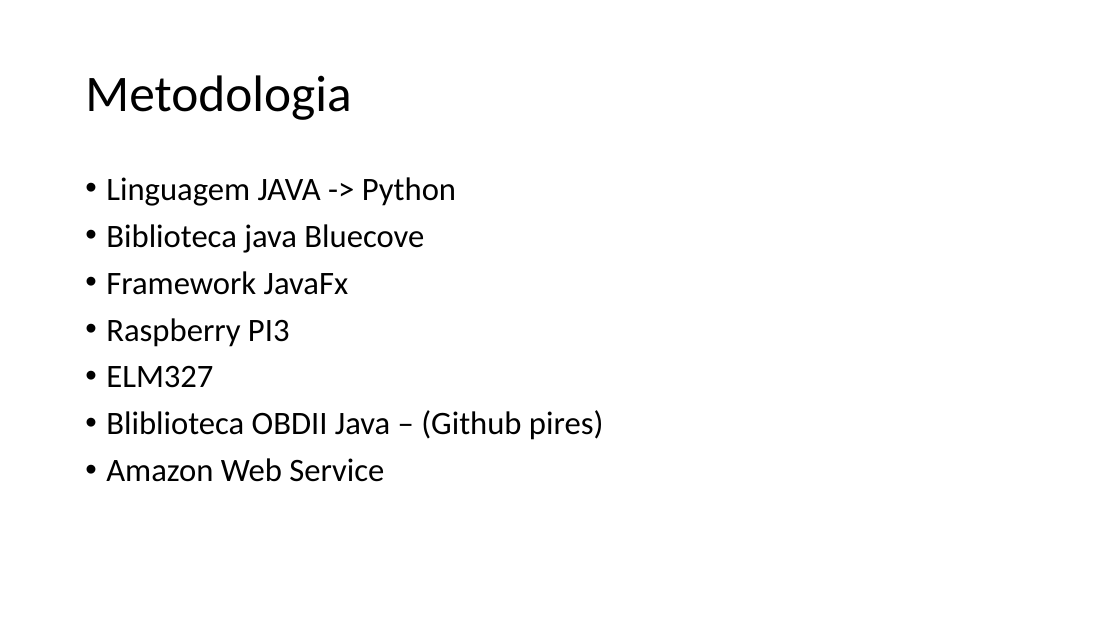
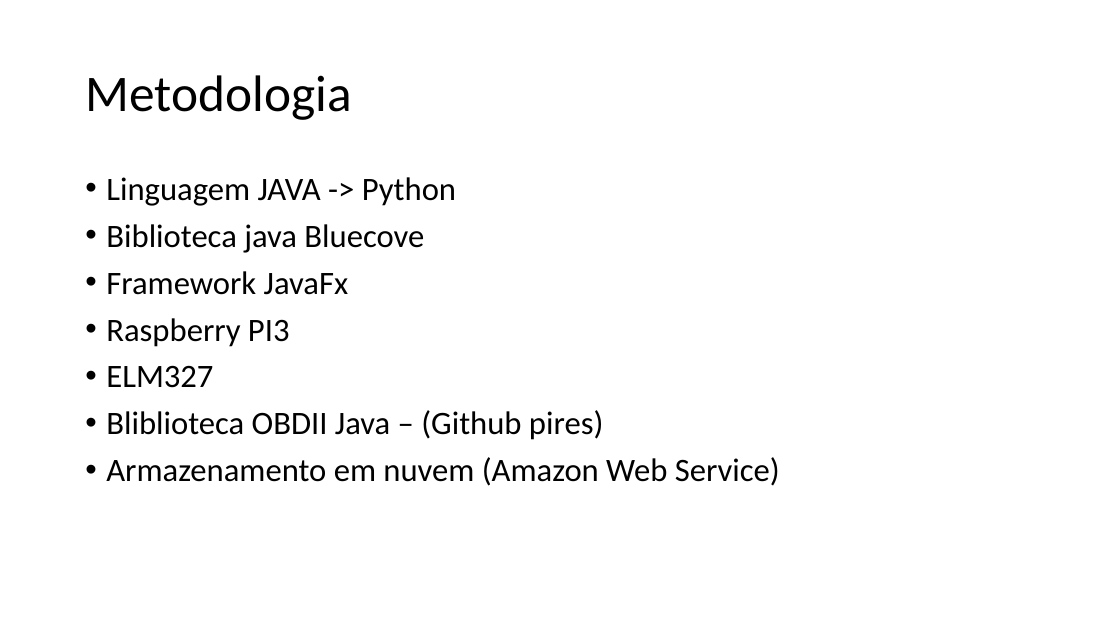
Before and after one commit to ruanlas/TADS2015, a slide deck: slide 16 of TCC-documentos/Apresentacao/TCC_v2.pptx (slide 9 before the commit). Drawn at 1120x630 pixels with LibreOffice and Linux fonts; fonts in the diff are those of the drawing. Boxes give left, top, right and bottom in pixels: in the first picture for what was removed or moved away, otherwise in the second. Text is boxed around its words. In the diff, an @@ line names an element or a change of style, - is before the commit and + after.

```diff
--- a/TCC-documentos/Apresentacao/TCC_v2.pptx
+++ b/TCC-documentos/Apresentacao/TCC_v2.pptx
@@ text at <box>106,457,780,486</box>: text changed @@
-• Amazon Web Service
+• Armazenamento em nuvem (Amazon Web Service)
```
Also in this commit, not shown: 2 other slides changed, 7 slides added, 2 other files.
